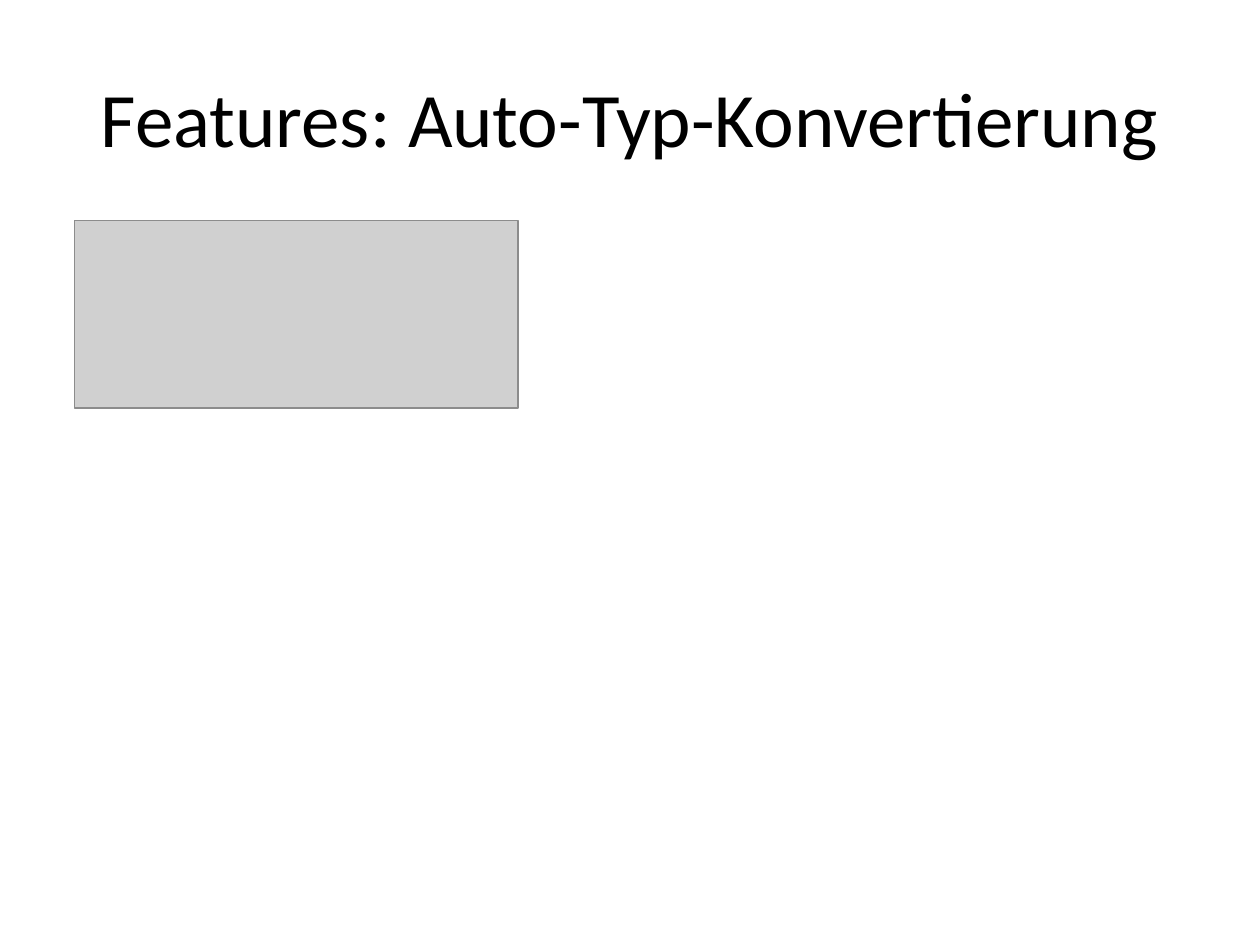
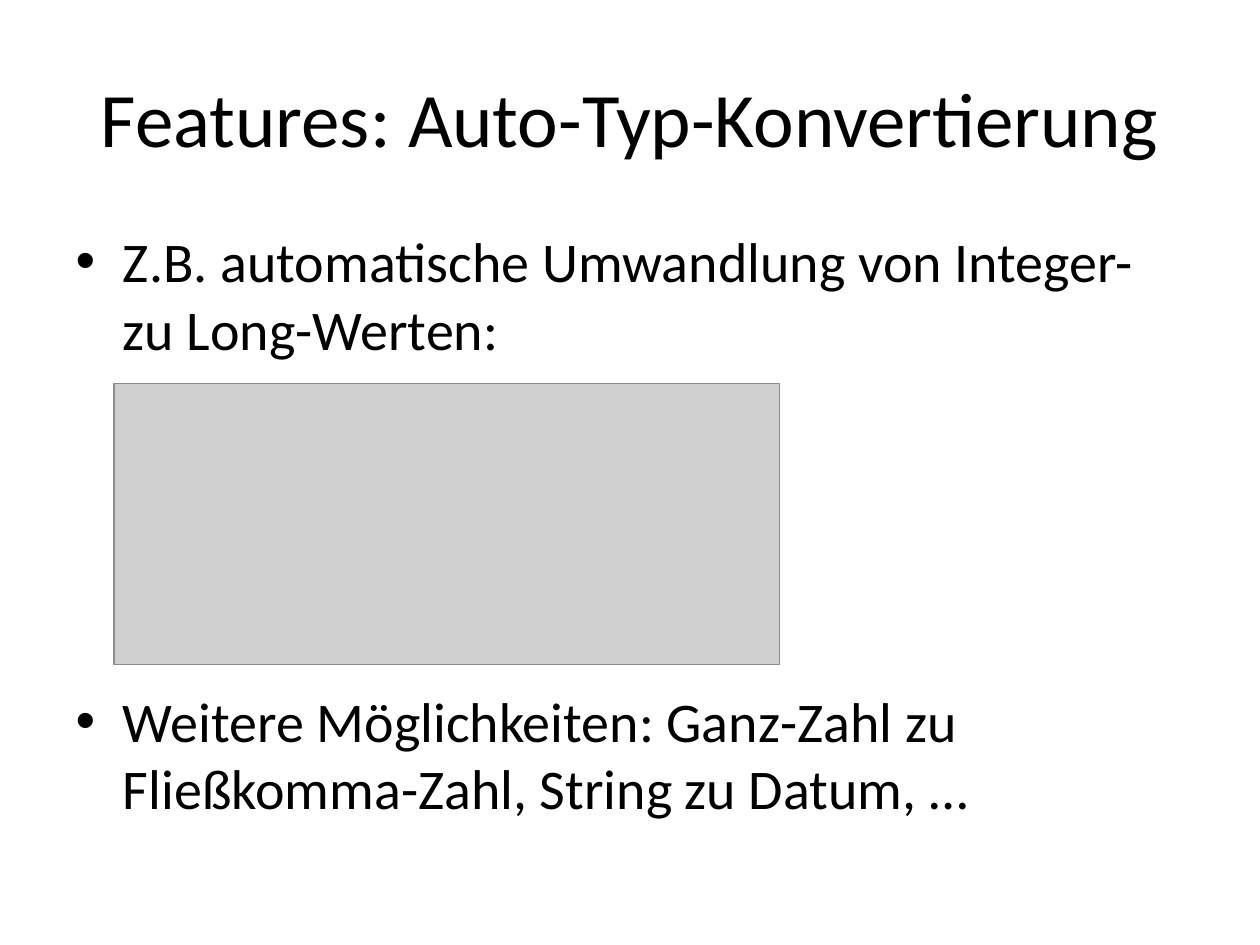
Before and after one commit to seerhein-lab/testdata-dsl, a slide deck: slide 10 of documentation/seitenbau/praesentation.pptx. Drawn at 1260x945 pixels with LibreOffice and Linux fonts; fonts in the diff are those of the drawing; grey boxes stand for pictures. Boxes give left, top, right and bottom in pixels: in the first picture for what was removed or moved away, otherwise in the second. Text is boxed around its words. In the diff, an @@ line names an element or a change of style, - is before the commit and + after.

```diff
--- a/documentation/seitenbau/praesentation.pptx
+++ b/documentation/seitenbau/praesentation.pptx
@@ text added at [123,243,1133,819], 32 pt, text #000000 @@
+• Z.B. automatische Umwandlung von Integer- zu Long-Werten:
+• Weitere Möglichkeiten: Ganz-Zahl zu Fließkomma-Zahl, String zu Datum, …
@@ picture: place and size @@
-picture at [74,220,518,408]
+picture at [115,383,780,664]
```
Also in this commit, not shown: 7 other slides changed.
